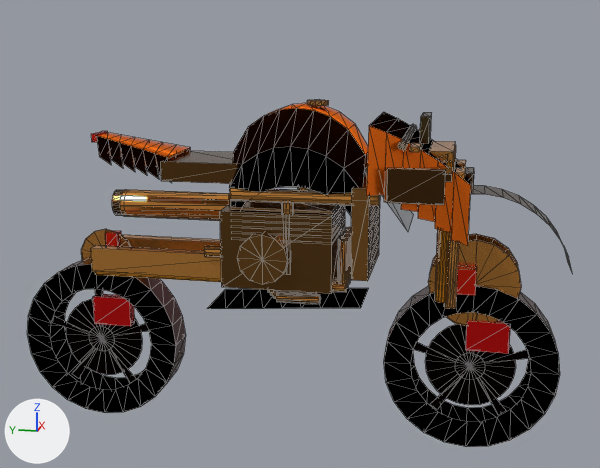
The glTF model assets/vehicles/hypersport_rr1000_lod0.glb as it was, and as the next commit left it.
Rendered twice from a 50 mm lens placed at (-2.92, -0.66, 1.49), pointed at (0.01, -0.07, 0.76). Arrows for +X, +Y and +Z are at lower left; the lights stay in place. The first picture is the older version. Mesh edges are drawn as thin lines. Vertices at exactly the same position are counted once.

In view in the first picture: 'Motorcycle_Body', 'Wheel_Front', 'Wheel_Rear' and 1 more.
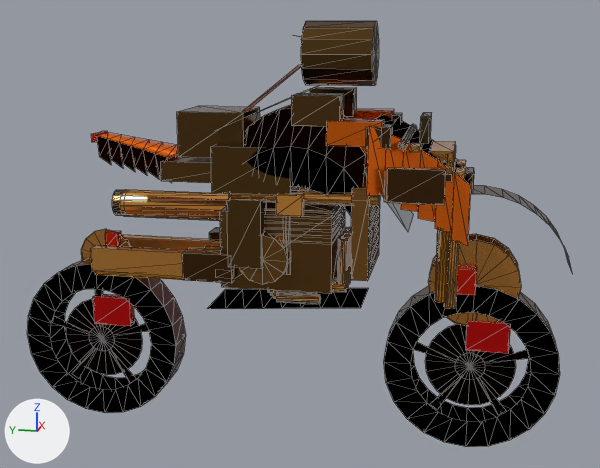
Changed parts and their boxes [x1, y1, x2, y2] in the pictures (600 x 468 px):
'Motorcycle_Body', reshaped (34% taller)
    before: [81, 99, 573, 326]
    after: [81, 21, 573, 326]
part 1 of me_motorcycle_body, added (brown)
    after: [177, 106, 260, 158]
part 2 of me_motorcycle_body, added (brown)
    after: [301, 21, 379, 86]
part 3 of me_motorcycle_body, added (brown)
    after: [292, 93, 344, 127]
part 4 of me_motorcycle_body, added (brown)
    after: [326, 119, 384, 147]
part 5 of me_motorcycle_body, added
    after: [366, 125, 393, 149]
part 6 of me_motorcycle_body, added (brown)
    after: [211, 144, 297, 195]
part 7 of me_motorcycle_body, added (brown)
    after: [276, 193, 304, 216]
part 8 of me_motorcycle_body, added (brown)
    after: [227, 198, 267, 269]
part 9 of me_motorcycle_body, added
    after: [182, 248, 235, 283]
part 10 of me_motorcycle_body, added
    after: [310, 87, 357, 117]
part 11 of me_motorcycle_body, added
    after: [347, 109, 394, 120]
part 12 of me_motorcycle_body, added (mostly hidden)
    after: [393, 113, 402, 122]
part 13 of me_motorcycle_body, added (mostly hidden)
    after: [209, 228, 220, 240]
part 14 of me_motorcycle_body, added
    after: [216, 36, 315, 130]

The change, as a list of edits to the scene's bpy script:
```text
Change me_motorcycle_body:
    used by ob_motorcycle_body; location = (0.0, 0.0, 0.31)
    verts and faces of me_motorcycle_body; kept vertices keep their numbers, new ones are numbered from 1334
    remove me_motorcycle_body.from_pydata(...)  # 1334 vertices, 2224 faces; spans x -0.32..0.32, y -1.03..0.82, z 0.15..0.94
    add me_motorcycle_body.from_pydata(...)  # 1516 vertices, 2492 faces; spans x -0.32..0.32, y -1.03..0.82, z 0.15..1.21
    me_motorcycle_body part 1: a new loose piece, a box spanning x -0.12..0.12, y 0.1..0.34, z 0.74..0.9, in mat_motorcycle_body_mat
    me_motorcycle_body part 2: a new loose piece, a 14-sided cylinder along y spanning x -0.11..0.11, y -0.34..-0.1, z 0.99..1.21, in mat_motorcycle_body_mat
    me_motorcycle_body part 3: a new loose piece, a box spanning x -0.21..-0.12, y -0.25..-0.09, z 0.87..0.97, in mat_motorcycle_body_mat
    me_motorcycle_body part 4: a new loose piece, a box spanning x -0.23..-0.15, y -0.39..-0.21, z 0.81..0.89, in mat_motorcycle_body_mat
    me_motorcycle_body part 5: a new loose piece, a box spanning x -0.235..-0.165, y -0.42..-0.34, z 0.805..0.875, in mat_motorcycle_body_mat
    me_motorcycle_body part 6: a new loose piece, a box spanning x -0.19..-0.07, y -0.08..0.2, z 0.63..0.79, in mat_motorcycle_body_mat
    me_motorcycle_body part 7: a new loose piece, a box spanning x -0.21..-0.17, y -0.125..-0.035, z 0.565..0.635, in mat_motorcycle_body_mat
    me_motorcycle_body part 8: a new loose piece, a box spanning x -0.205..-0.115, y 0.02..0.14, z 0.37..0.61, in mat_motorcycle_body_mat
    me_motorcycle_body part 9: a new loose piece, a box spanning x -0.2..-0.12, y 0.13..0.31, z 0.31..0.41, in mat_motorcycle_body_mat
    me_motorcycle_body part 10: a new loose piece, a box spanning x 0.12..0.21, y -0.25..-0.09, z 0.87..0.97, in mat_motorcycle_body_mat
    me_motorcycle_body part 11: a new loose piece, a box spanning x 0.15..0.23, y -0.39..-0.21, z 0.81..0.89, in mat_motorcycle_body_mat
    me_motorcycle_body part 12: a new loose piece, a box spanning x 0.165..0.235, y -0.42..-0.34, z 0.805..0.875, in mat_motorcycle_body_mat
    me_motorcycle_body part 13: a new loose piece, a box spanning x 0.12..0.2, y 0.13..0.31, z 0.31..0.41, in mat_motorcycle_body_mat
    me_motorcycle_body part 14
    add verts[1334] = (-0.14, 0.2, 0.84)  # pixel (214, 130)
    add verts[1335] = (0.14, 0.2, 0.84)
    add verts[1336] = (0.16, -0.12, 0.98)  # pixel (320, 85)
    add verts[1337] = (-0.16, -0.12, 0.98)  # pixel (303, 91)
    add verts[1338] = (-0.06, 0.12, 0.9)  # pixel (242, 111)
    add verts[1339] = (0.06, 0.12, 0.9)
    add verts[1340] = (0.05, -0.08, 1.06)
    add verts[1341] = (-0.05, -0.08, 1.06)  # pixel (298, 65)
    add verts[1342] = (0.0, 0.22, 0.84)
    add verts[1343] = (-0.07, -0.12, 1.15)
    add verts[1344] = (0.0, -0.05, 1.16)
    add verts[1345] = (0.07, -0.12, 1.15)
    add verts[1346] = (-0.08, -0.32, 1.06)
    add verts[1347] = (0.08, -0.32, 1.06)
    add verts[1348] = (0.08, -0.3, 1.16)
    add verts[1349] = (-0.08, -0.3, 1.16)
    add faces += [(1334, 1335, 1336), (1334, 1336, 1337), (1338, 1339, 1340), (1338, 1340, 1341), (1338, 1342, 1339), (1343, 1344, 1345)]
    add faces += [(1346, 1347, 1348), (1346, 1348, 1349)]
    other edits to the shape of me_motorcycle_body do not show in these pictures
```
